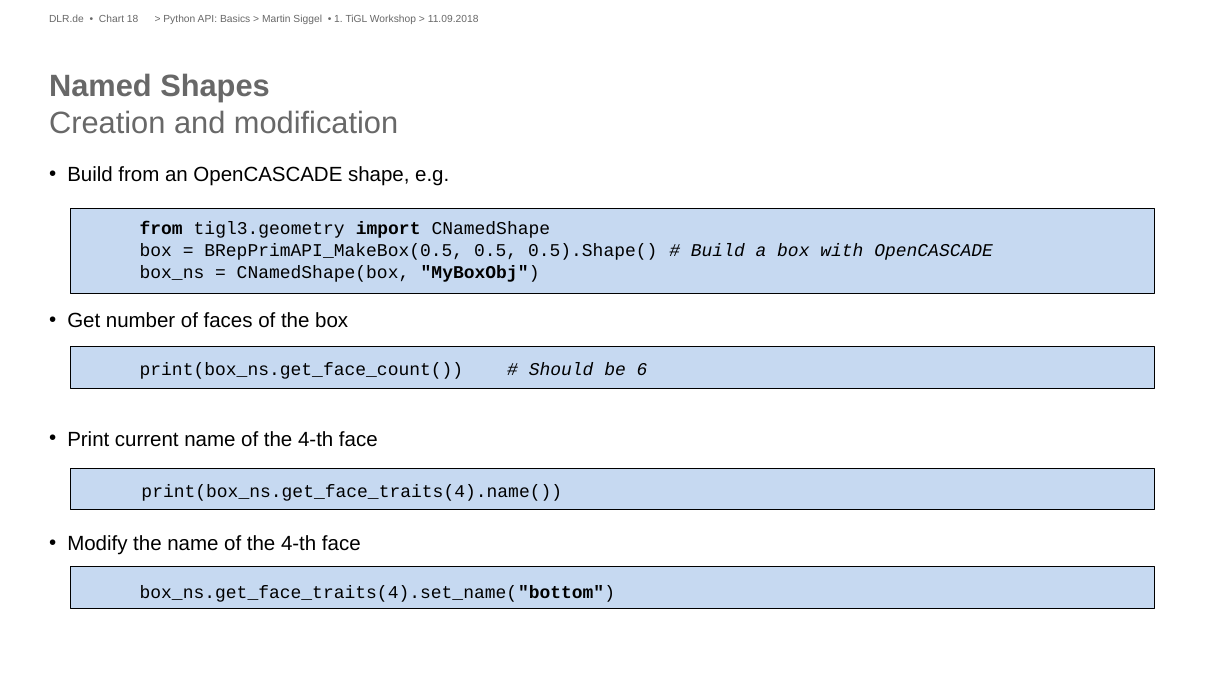
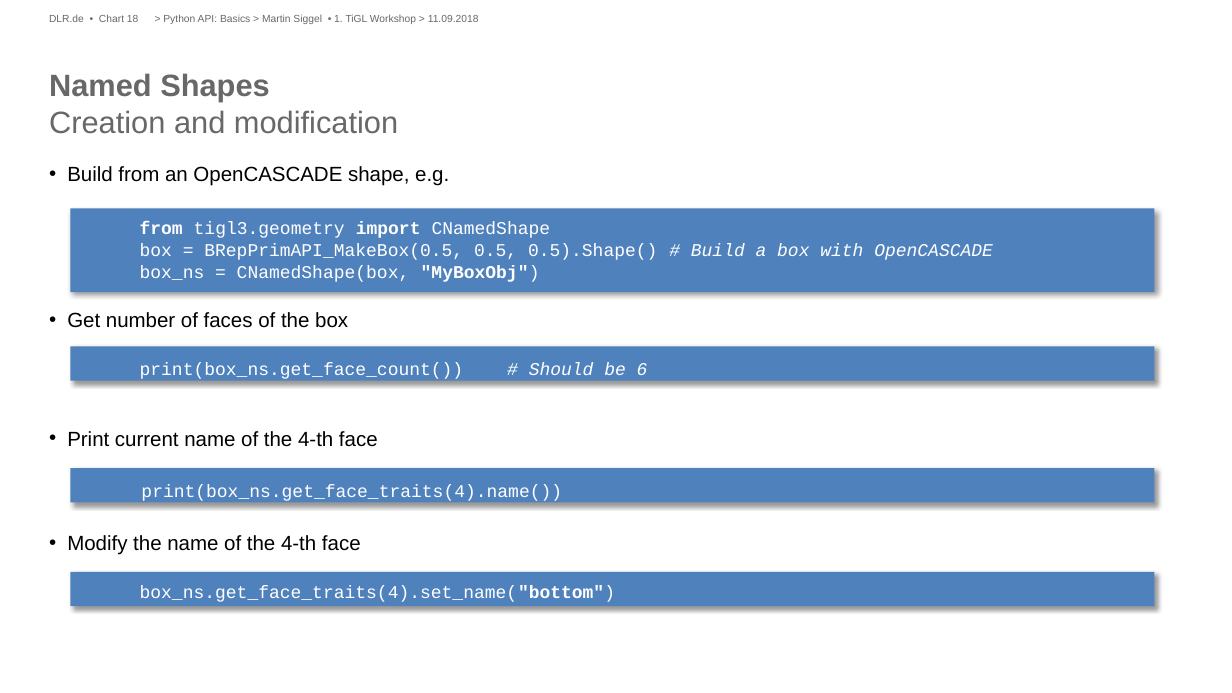
Before and after one commit to ganeshvivek/tigl-workshop, a slide deck: slide 18 of Presentations/Python API-Basics.pptx. Drawn at 1232x693 pixels with LibreOffice and Linux fonts; fonts in the diff are those of the drawing; background and template pictures are left out. Boxes give left, top, right and bottom in pixels: in the first picture for what was removed or moved away, otherwise in the second. Text is boxed around its words. In the diff, an @@ line names an element or a change of style, - is before the commit and + after.

```diff
--- a/Presentations/Python API-Basics.pptx
+++ b/Presentations/Python API-Basics.pptx
@@ text at box(140, 222, 993, 602): text colour #000000 to #FFFFFF in "from tigl3.geometry import CNamedShape", "box = BRepPrimAPI_MakeBox(0.5, 0.5, 0.5).Shape() # Build ...", "box_ns = CNamedShape(box, "MyBoxObj")", "print(box_ns.get_face_count()) # Should be 6" and 2 more places @@
@@ fill #C6D9F1 to #4F81BD; outline #000000 0.75 pt to none; shadow on in 4 elements at box(70, 208, 1153, 292), box(70, 572, 1153, 606), box(70, 468, 1153, 502), box(70, 346, 1153, 380) @@
@@ rectangle: place and size @@
-rectangle at box(70, 346, 1153, 388)
+rectangle at box(70, 346, 1153, 380)
@@ rectangle: place and size @@
-rectangle at box(70, 468, 1153, 510)
+rectangle at box(70, 468, 1153, 502)
@@ rectangle: place and size @@
-rectangle at box(70, 566, 1153, 608)
+rectangle at box(70, 572, 1153, 606)
```
Also in this commit, not shown: 12 other slides changed, 3 other files.
